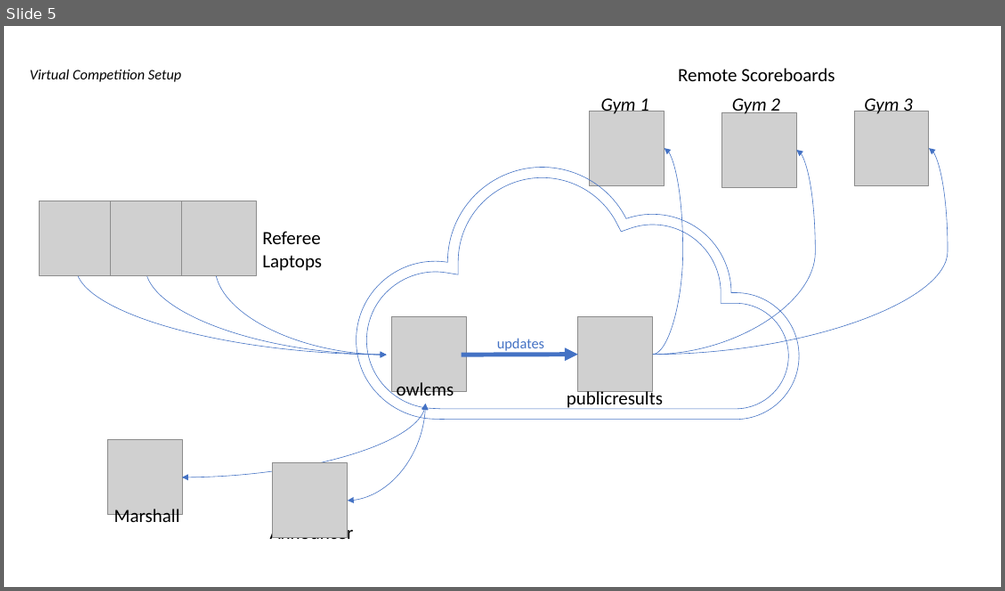
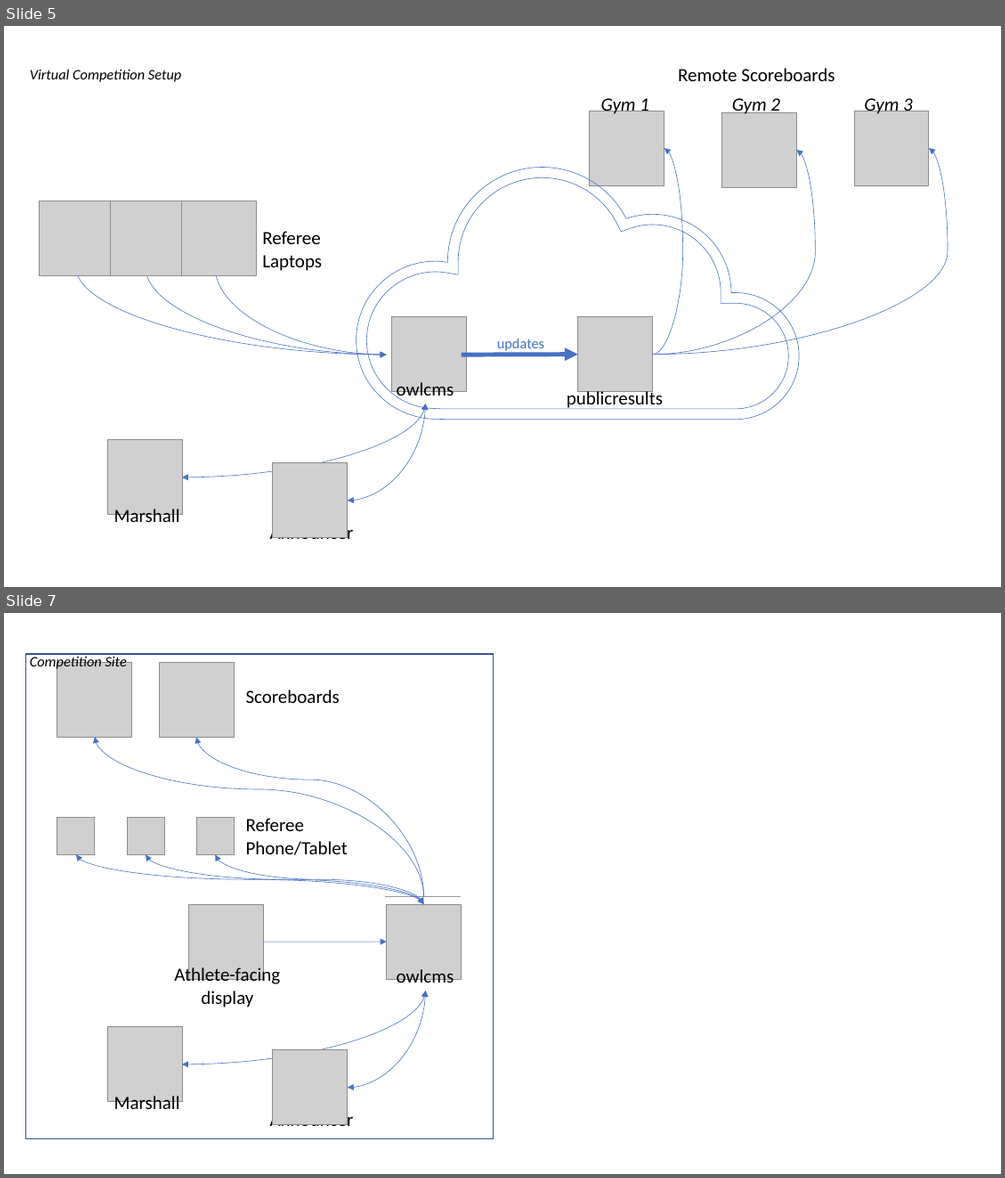
Before and after one commit to jflamy/owlcms4, a slide deck: docs/img/PublicResults/CloudExplained.pptx. Shown one above the other, each under a label of ours: slide 5 before the commit, slides 5 and 7 after it; the slides between them are not shown. The pictures are 1005x591 and 1005x1178 pixels, drawn with LibreOffice and Linux fonts; fonts in the diff are those of the drawing; grey boxes stand for pictures. Boxes give left, top, right and bottom in pixels: in the first picture for what was removed or moved away, otherwise in the second. Text is boxed around its words. In the diff, an @@ line names an element or a change of style, - is before the commit and + after.

```diff
--- a/docs/img/PublicResults/CloudExplained.pptx
+++ b/docs/img/PublicResults/CloudExplained.pptx
@@ slide 7 added at [4,613,1001,1174], background #FFFFFF @@
@@ rectangle added at [26,654,493,1139], outline #325491 1 pt @@
@@ text added at [30,655,127,671], 14 pt, text #000000, italic @@
+Competition Site
@@ picture added at [57,662,132,737] @@
@@ picture added at [159,662,234,737] @@
@@ text added at [246,690,340,703], 18 pt, text #000000 @@
+Scoreboards
@@ curved arrow added from (423, 897) to (95, 737), #4472C4 0.5 pt @@
@@ curved arrow added from (423, 897) to (196, 737), #4472C4 0.5 pt @@
@@ picture added at [57,817,95,854] @@
@@ picture added at [127,817,164,854] @@
@@ picture added at [196,817,234,854] @@
@@ text added at [246,818,348,855], 18 pt, text #000000 @@
+Referee
+Phone/Tablet
@@ curved double arrow added from (76, 854) to (423, 904), #4472C4 0.5 pt @@
@@ curved double arrow added from (146, 854) to (423, 904), #4472C4 0.5 pt @@
@@ curved double arrow added from (215, 854) to (423, 904), #4472C4 0.5 pt @@
@@ picture added at [189,904,264,979] @@
@@ rectangle added at [362,897,485,988], fill #FFFFFF @@
@@ picture added at [386,897,461,972] @@
@@ picture added at [386,904,461,979] @@
@@ curved arrow added from (264, 941) to (386, 941), #4472C4 0.5 pt @@
@@ text added at [174,965,280,1007], 18 pt, text #000000 @@
+Athlete-facing
+display
@@ text added at [396,969,454,988], 18 pt, text #000000 @@
+owlcms
@@ curved double arrow added from (182, 1064) to (426, 990), #4472C4 0.5 pt @@
@@ curved double arrow added from (348, 1087) to (426, 990), #4472C4 0.5 pt @@
@@ picture added at [107,1027,182,1102] @@
@@ picture added at [273,1050,348,1125] @@
@@ text added at [114,1095,180,1114], 18 pt, text #000000 @@
+Marshall
@@ text added at [270,1110,354,1131], 18 pt, text #000000 @@
+Announcer
```
Also in this commit, not shown: 3 other slides added, 10 other files.
